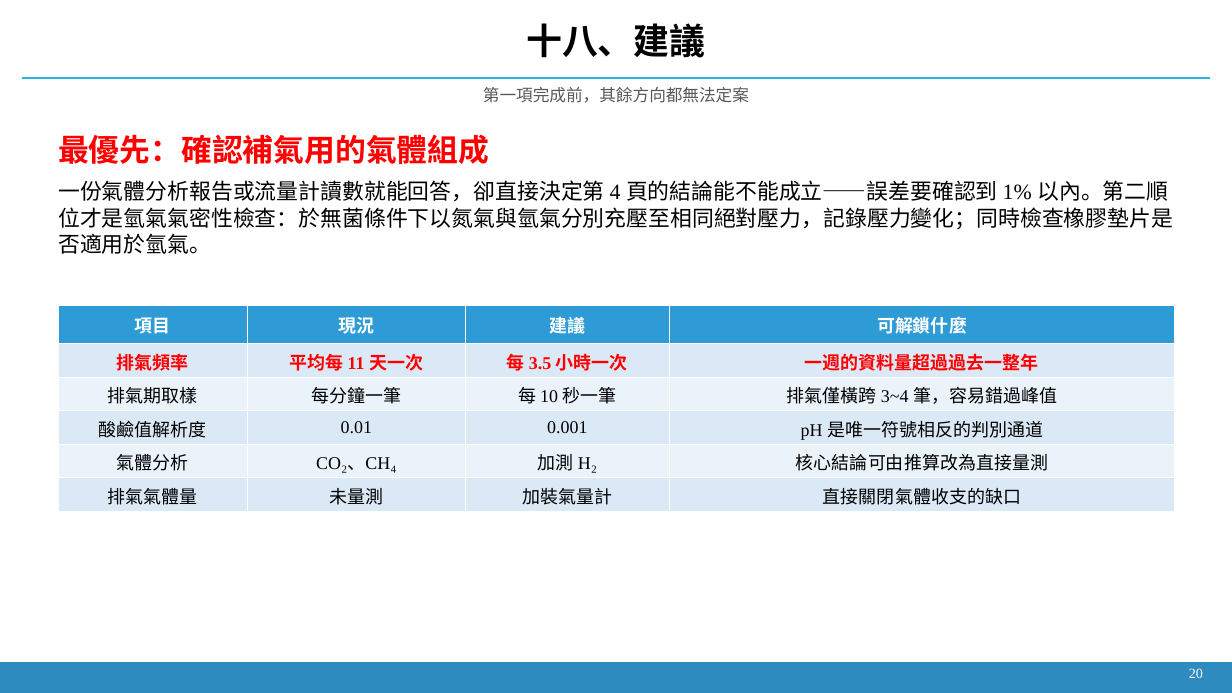
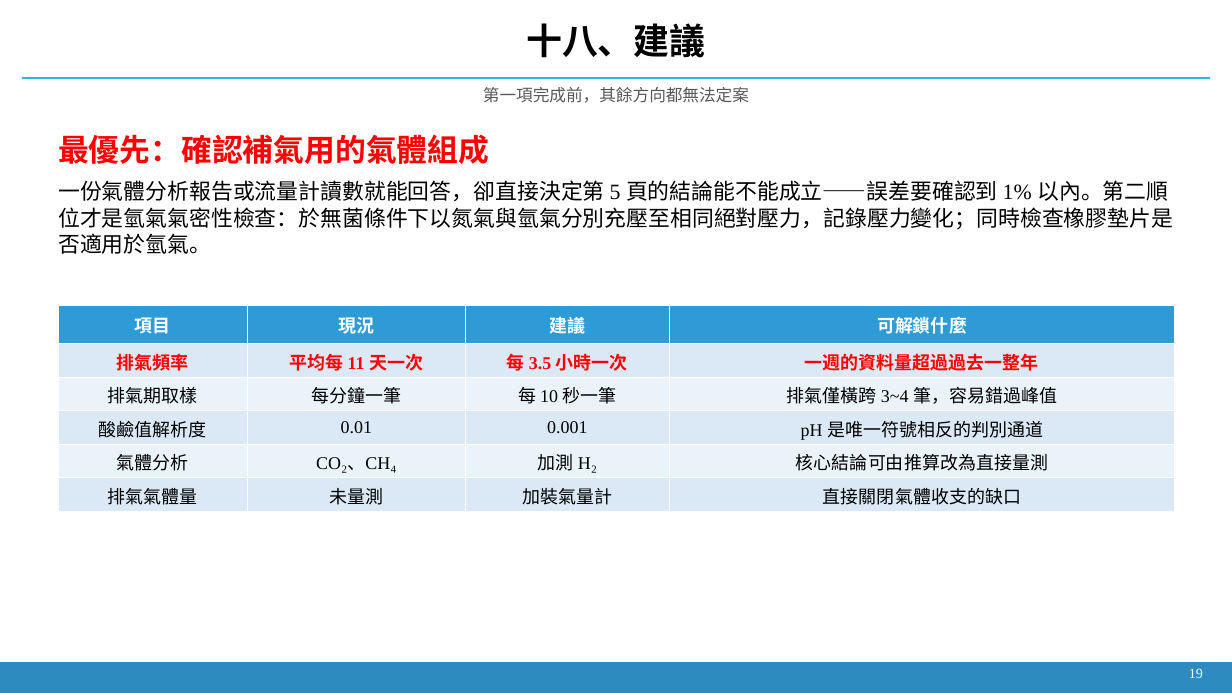
Before and after one commit to Yutou0601/Bioreactor-Edge-AI, a slide deck: slide 19 of docs/decks/簡報_2026-09-21_氫氣流失與壓降歸因.pptx. Drawn at 1232x693 pixels with LibreOffice and Linux fonts; fonts in the diff are those of the drawing. Boxes give left, top, right and bottom in pixels: in the first picture for what was removed or moved away, otherwise in the second. Text is boxed around its words. In the diff, an @@ line names an element or a change of style, - is before the commit and + after.

```diff
--- a/docs/decks/簡報_2026-09-21_氫氣流失與壓降歸因.pptx
+++ b/docs/decks/簡報_2026-09-21_氫氣流失與壓降歸因.pptx
@@ text at (x1=58, y1=180, x2=1173, y2=254): text changed @@
-一份氣體分析報告或流量計讀數就能回答，卻直接決定第 4 頁的結論能不能成立——誤差要確認到 1% 以內。第二順位才是氫氣氣密性檢查：於無菌條件下以氮氣與氫氣分別充壓至相同絕對壓力，記錄壓力變化；同時檢查橡膠墊片是否適用於氫氣。
+一份氣體分析報告或流量計讀數就能回答，卻直接決定第 5 頁的結論能不能成立——誤差要確認到 1% 以內。第二順位才是氫氣氣密性檢查：於無菌條件下以氮氣與氫氣分別充壓至相同絕對壓力，記錄壓力變化；同時檢查橡膠墊片是否適用於氫氣。
@@ text at (x1=1189, y1=668, x2=1203, y2=678): text changed @@
-20
+19
```
Also in this commit, not shown: 19 other slides changed, 1 other file.
